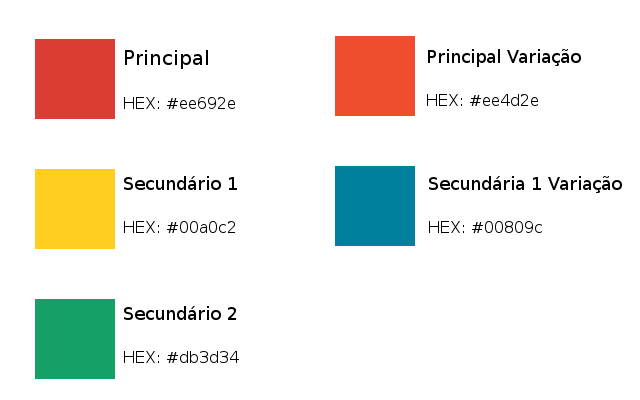
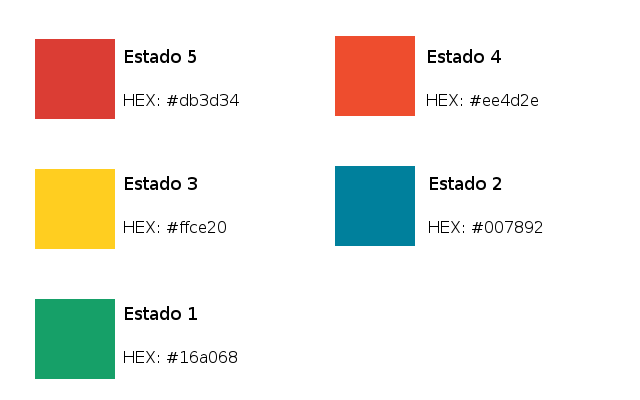
Before/after of a (640, 400) layered artwork. What changed in the layer stack:
renamed "Principal Variação ..." to "Estado 4 ...", painted on it over (430, 49, 581, 67)
renamed "Secundária 1 Variação ..." to "Estado 2 ...", painted on it over (429, 176, 622, 233)
renamed "Secundário 2 ..." to "Estado 1 ...", painted on it over (124, 306, 239, 363)
renamed "Secundário 1 ..." to "Estado 3 ...", painted on it over (124, 176, 237, 233)
renamed "Principal ..." to "Estado 5 ...", painted on it over (124, 49, 239, 109)
